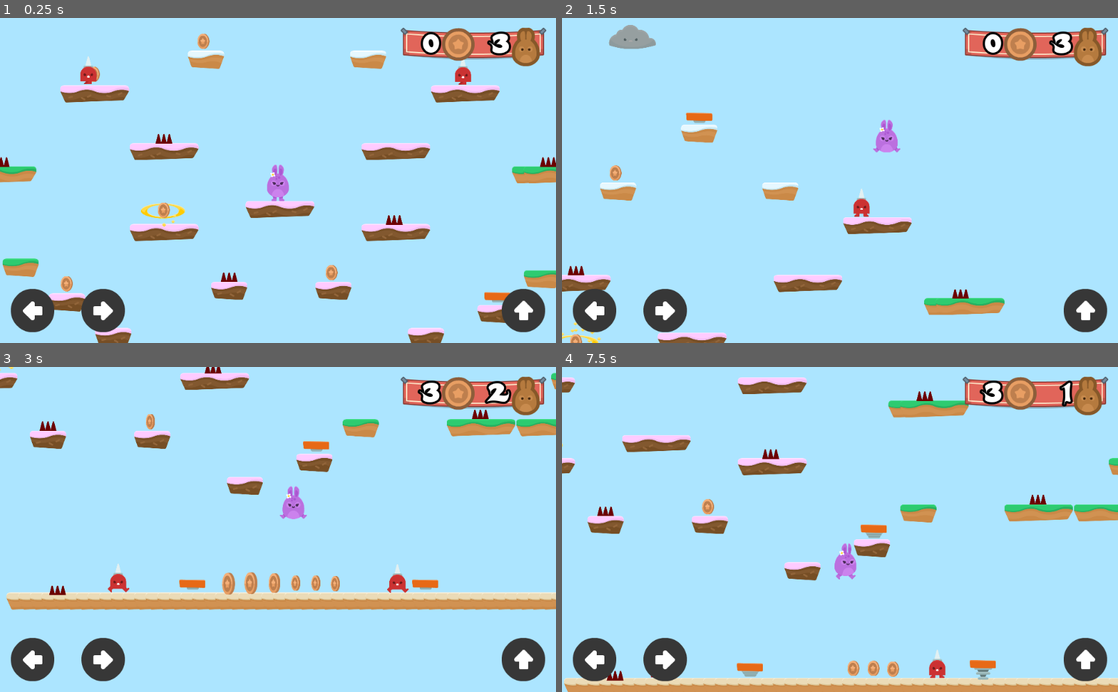
Above: before the commit, frames 1-4 (two rows, left to right).
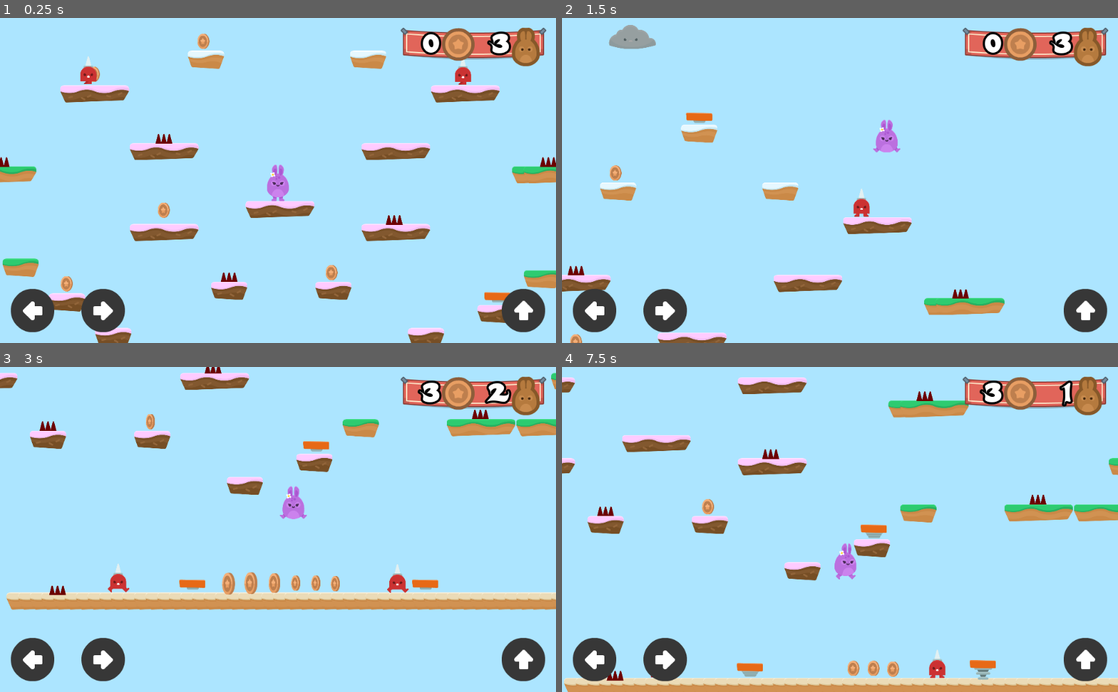
Above: after the commit, the same moments.

Repository: alexandrepeluchi/godot-udemy
Game: Godot game, scene res://Levels/Level1.tscn
Same seed, same stepped clock (60 frames per second), same inputs: the game is played once before the commit and once after it.
Inputs:
- Up to frame 1 (0.25 s): no input
- Up to frame 2 (1.5 s): hold W (jump) 0.53-1.28 s; hold D (right) from 0.53 s (still down); tap W (jump) at 1.35 s
- Up to frame 3 (3 s): tap W (jump) at 1.52, 1.82, 2.85 s; release D (right) at 2.03 s; hold A (left) 2.03-2.78 s; hold W (jump) 2.03-2.78 s; hold D (right) from 2.78 s (still down)
- Up to frame 4 (7.5 s): tap W (jump) at 3.02, 3.32, 4.35, 4.52, 4.82, 5.85, 6.02, 6.32, 7.35 s; hold W (jump) 3.53-4.28 s; release D (right) at 4.28 s; hold A (left) 4.28-5.03 s; hold D (right) 5.03-5.78 s; hold W (jump) 5.03-5.78 s; hold A (left) 5.78-7.28 s; hold W (jump) 6.53-7.28 s; hold D (right) from 7.28 s (still down)

The runs differ from the first frame. In frame 1, 0.1% of the frame differs, in the area x 25-34%, y 57-65%; in frame 2, less than 0.1%; in frame 3, less than 0.1%; in frame 4, less than 0.1%.

Commit message:
Adicionado botões para mobile

Diff:
--- a/Hoppy Days/GUI/GUI.tscn
+++ b/Hoppy Days/GUI/GUI.tscn
@@ -86,11 +86,14 @@
 [node name="Left" type="TouchScreenButton" parent="Gamepad"]
 position = Vector2( 20, 500 )
 normal = ExtResource( 6 )
+action = "left"
 
 [node name="Right" type="TouchScreenButton" parent="Gamepad"]
 position = Vector2( 150, 500 )
 normal = ExtResource( 7 )
+action = "right"
 
-[node name="Up" type="TouchScreenButton" parent="Gamepad"]
+[node name="Jump" type="TouchScreenButton" parent="Gamepad"]
 position = Vector2( 923.941, 500 )
 normal = ExtResource( 8 )
+action = "jump"
--- a/Hoppy Days/Levels/Level1.tscn
+++ b/Hoppy Days/Levels/Level1.tscn
@@ -131,4 +131,6 @@
 position = Vector2( 555.591, -1254.05 )
 
 [node name="Portal" parent="." instance=ExtResource( 11 )]
-position = Vector2( -136.517, 438.123 )
+position = Vector2( 9349.8, 1603.28 )
+
+[editable path="GUI"]
--- a/Hoppy Days/project.godot
+++ b/Hoppy Days/project.godot
@@ -38,6 +38,10 @@
  ]
 }
 
+[input_devices]
+
+pointing/emulate_touch_from_mouse=true
+
 [layer_names]
 
 2d_physics/layer_1="Player"
